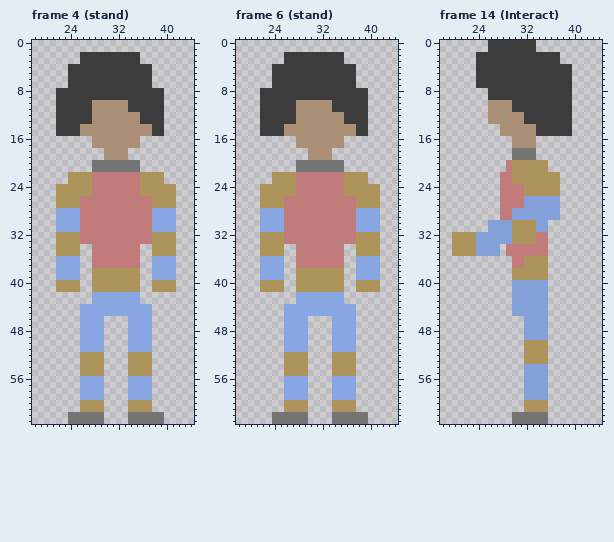
Two states of a pixel-art file, aseprite/Player.aseprite. The first picture shows the starting point.
64x64 pixels, 26 frames. Colours within 5 levels of each other are drawn and written as one. Shown: frame 4 (stand): x 18..44, y 0..63; frame 6 (stand): x 18..44, y 0..63; frame 14 (Interact): x 18..44, y 0..63. The commit also changed other frames, which this record leaves out.
The same view after the edit:
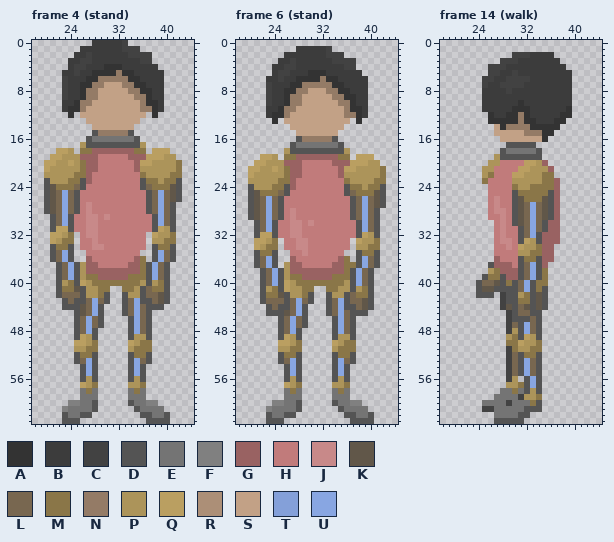
Palette (. is transparent): A #333333  B #3c3c3c  C #424242  D #545454  E #747474  F #808080  G #996262  H #c17b7b  J #c88989  K #615749  L #786750  M #8a7648  N #947b66  P #ac945a  Q #ba9f61  R #ac8f77  S #c2a186  T #84a0d9  U #88a6e2
The exact change:
layer "Group 1/Layer 1" opacity 100% -> 21%
layer "Group 1/Layer 2" now hidden
layer "Group 2/Layer 3" now hidden
layer "Group 2/Layer 4" now hidden
layer "Bein hinten" added
layer "Beine" added
layer "Arm Hinten" added
layer "Oberkörper" added
layer "Arme" added
layer "Kopf" added
Changed rows in their new state; - is an unchanged pixel.
Frame 4 (stand):
first column x 20:
 0 --------BBBBBC---------
 1 ------BBBBBBBCCC-------
 2 -----B-C------CCCC-----
 3 ----BBCC--------CC-----
 4 -----CC---AAA-----B----
 5 ---B-C--AAAANAA---BB---
 6 ---C---AANNNNNAA--BB---
 7 ---C--AANNSSSNNAA-BB---
 8 --.C--ANNSSSSSNNAA-----
 9 --.C--ANNSSSSSSNNA-----
10 --.--ANNSSSSSSSSNAA----
11 --.-AANSSSSSSSSSNNA----
12 --..A.SSSSSSSSSSS.A.---
13 --.....SSSSSSSSS....---
14 --......SSSSSSS.....---
15 --......DNNNNND.....---
16 -------DEEEEEEED-------
17 ------PDDDDDDDDDP------
18 --QQP-MMGGGGGGGMM-QQQ--
19 -QQPPPGGGHHHHHGGGQQQPP-
20 QQPPQPMGGHHHHHHGQQPPPPM
21 QPPPPPMGGHHHHHHGPPPPPPM
22 PPPP-MMG--------M---PMM
23 DPPPMMDG--------DMM-MMD
24 DKMMMLDH--------DLMMMKD
25 DKLULDHH--------HDLULKD
26 DKLULD-----------DLULKD
27 DKLULD-J---------DLULD-
28 DKL-LD-J---------DL-LD-
29 -DL-DH-JJ-J-------D-LD-
30 -DL-DH-JJ---------D-LD-
31 -DQQDH-JJ---------DQPD-
32 -QQ-M.-JJ--------.Q--M-
33 -Q-MM.--J--------.--MM-
34 -DMMD.HHJJ------H-DMMD-
35 -DLUD.-H----------DULD-
36 -DL-D.-G-------GM-D-LD-
37 --DL-DPGG-----GGMD-LD.-
38 --DL-DPGGGGGGGGGMD-LD.-
39 --DL-DPMMGGGGGMMMD-LD.-
40 --D-MDQPMMMMMMMMPD-MD.-
41 --DMMKDP-MM..MM-DLMMD.-
42 --DLLLDPPMD..DPPDLLKD--
43 ---DLDDL-LD..DL-DDLKD--
44 ---DDDKL-D...DL-LDDD---
45 -----DKL-D...DL-LD-----
46 -----DL-LD----D-LD-----
47 -----DL-LD----D-LD-----
48 -----DL-D.----D-LD-----
49 -----DQPD.----DPPD-----
50 -----QQPM.----QPMM-----
51 -----PPMM.----PMMM-----
52 -----DMMD.----DMMD-----
53 -----DLUD.----DULD-----
54 ------DUD.----DUD.-----
55 ------DUD.----DUD.-----
56 ------DPD.----DPD.-----
57 ------QPM.----PPM.-----
58 ------EME.----EME.-----
59 ------EEE.----EEE.-----
60 ----FFEED.----DEEFF----
61 ---FEEEED.----.DEEEE---
62 ---D--DD..----..DD--D--
63 ---DDD....----...DDDD--
Frame 6 (stand):
first column x 20:
 1 --------BBBBBC---------
 2 -------------CCC-------
 3 -----B-C------CCCC-----
 4 ------CC--------CC-----
 5 -----CC---AAA-----B----
 6 ---B-C--AAAANAA---BB---
 7 ---C---AANNNNNAA--BB---
 8 --.C--AANNSSSNNAA------
 9 --.C--ANNSSSSSNNAA-----
10 --.C--ANNSSSSSSNNA-----
11 --.--ANNSSSSSSSSNAA----
12 --.-AANSSSSSSSSSNNA----
13 --..A.SSSSSSSSSSS.A.---
14 --.....SSSSSSSSS....---
15 --......SSSSSSS.....---
16 --------DNNNNND.-------
17 -------DEEEEEEED-------
18 ------PDDDDDDDDDP------
19 --QQP-MMGGGGGGGMM-QQQ--
20 -QQPPPGGGHHHHHGGGQQQPP-
21 QQPPQPMGGHHHHHHGQQPPPPM
22 QPPP--MGG------G----PPM
23 PPPP-MMG--------M---PMM
24 DP--MMDG--------DMM-MMD
25 DKMMMLDH--------DLMMMKD
26 DKLULD-----------DLULKD
27 DKLULD-----------DLULKD
28 DKL-LD-J---------DL-LD-
29 DKL-LD-J---------DL-LD-
30 -DL-DH-JJ-J-------D-LD-
31 -DL-DH-JJ---------D-LD-
32 -DQQDH-JJ---------DQ-D-
33 -QQ-M.--JJ-------.Q--M-
34 -Q-MM.HHJJ------H---MM-
35 -DMMD.-H-J--------DMMD-
36 -DL-D.-G-------GM-D-LD-
37 -DL-D.PGG-----GGMMD-LD-
38 --DL-DPGGGGGGGGGMD-LD.-
39 --DL-DPMMGGGGGMMMD-LD.-
40 --DLUDQPMMMMMMMMPDULD.-
41 --D-MDQP-MM..MM-PD-MD.-
42 --DMMKDPPMD..DPPDLMMD--
43 --DLLLDL-LD..DL-DLLKD--
44 ---DLDDL-D...DL-DDLKD--
45 ---DDDKL-D...DL-LDDD---
46 -----DL-LD----D-LD-----
47 -----DL-LD----D-LD-----
48 -----DL-D.----D-LD-----
49 -----DQPD.----DPPD-----
50 -----QQPM.----QPMM-----
51 -----PPMM.----PMMM-----
52 -----DMMD.----DMMD-----
53 -----DLUD.----DULD-----
54 ------DUD.----DUD.-----
55 ------DUD.----DUD.-----
56 ------DPD.----DPD.-----
57 ------QPM.----PPM.-----
58 ------EME.----EME.-----
59 ------EEE.----EEE.-----
60 ----FFEED.----DEEFF----
61 ---FEEEED.----.DEEEE---
62 ---D--DD..----..DD--D--
63 ---DDD....----...DDDD--
Frame 14 (walk):
first column x 20:
 0 ------........------
 1 ------........------
 2 ----......CCC----.--
 3 ----....CCC---------
 4 ----..CCC----------.
 5 ----..CC--C---------
 6 ----.CC--CCCC-------
 7 ----.C--CCCC--------
 8 -----B---C----------
 9 -----B--------------
10 -----BBBBB-A--------
11 -----BBBBBAAA------A
12 ------ABBAANA-----AA
13 ------AAAAANAA---AA.
14 -------SANNNNAAAAA..
15 -------SSSSSNNNAA...
16 --------SSSSSSSA----
17 ---------DDDDD------
18 --------DE----D-----
19 -------PDDDDDDD-----
20 ------PPH-HHQQ-G----
21 -----PPHH-HQQ---G---
22 -----PMH--QQ---MM.--
23 -----MHH-------MMG--
24 ------HH--MP-MMMMG--
25 ------HH--DMMMMMDG--
26 ------HJ--DKMMMKDG--
27 ------HJ--DKLULKDG--
28 ------HJJ-DKLULKDG--
29 ------HHJ-DKLULKDG--
30 ------.HJHDKLULDGG--
31 ------.HJHHDLULDGG--
32 .......HJHHDLUDGGG--
33 .......HJJHDQ-DGGG--
34 .......HHJ-QPPMGG---
35 .......HH--PPMMGG---
36 -------GHH-DMMDGG---
37 ------DGGG-DLUDG----
38 ------PMGGGDLUDM----
39 -----DMMDGGDLUDM----
40 ----DLLKDMDLUDMM----
41 ----DKKDDDDLUDMD----
42 ----DDD-CDDPMDKD----
43 --------CDDMMDKD----
44 --------CKDLKDKD----
45 ---------CDLLDD.----
46 ---------CDDDLD.----
47 ---------CLDULD.----
48 ---------CPDULD.----
49 ---------PMDQPD.----
50 ---------MMQ--M.----
51 ---------CMP-MM.----
52 ---------CLDMMD.----
53 ---------CLDULD.----
54 ---------CLDULD.----
55 ---------CLDULD.----
56 ---------CP-DUD.----
57 ---------PPMDUD.----
58 --------EEMEDPD.----
59 -------EEEECPPM.----
60 -----EEEECEEEMD.----
61 -----CCEEEEEDDD.----
62 -------EEE-DD...----
63 -------DDDDD....----
